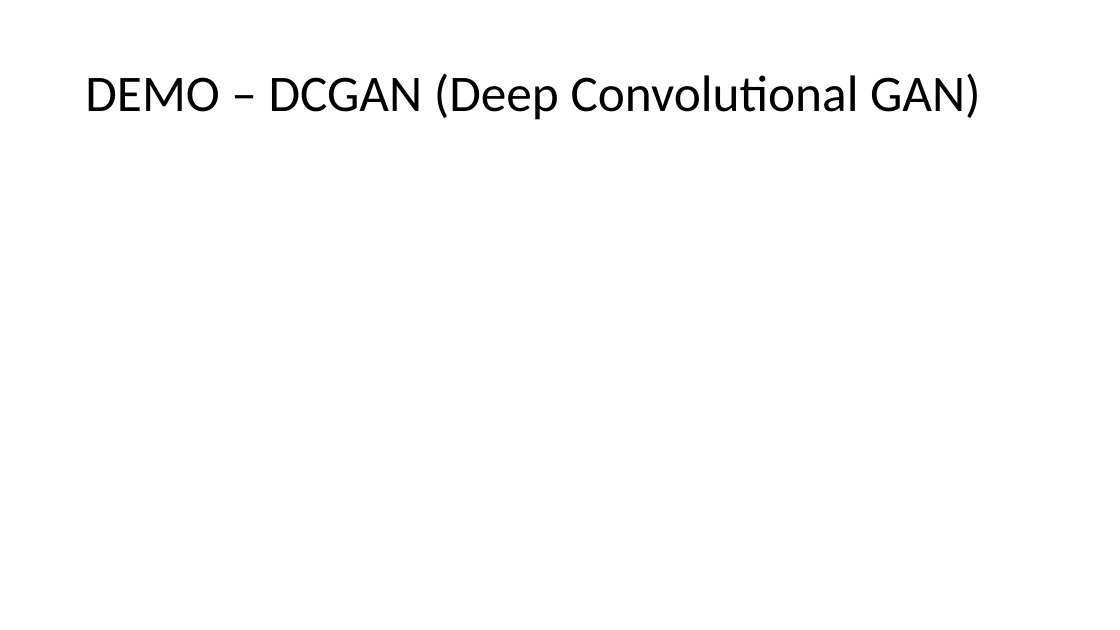
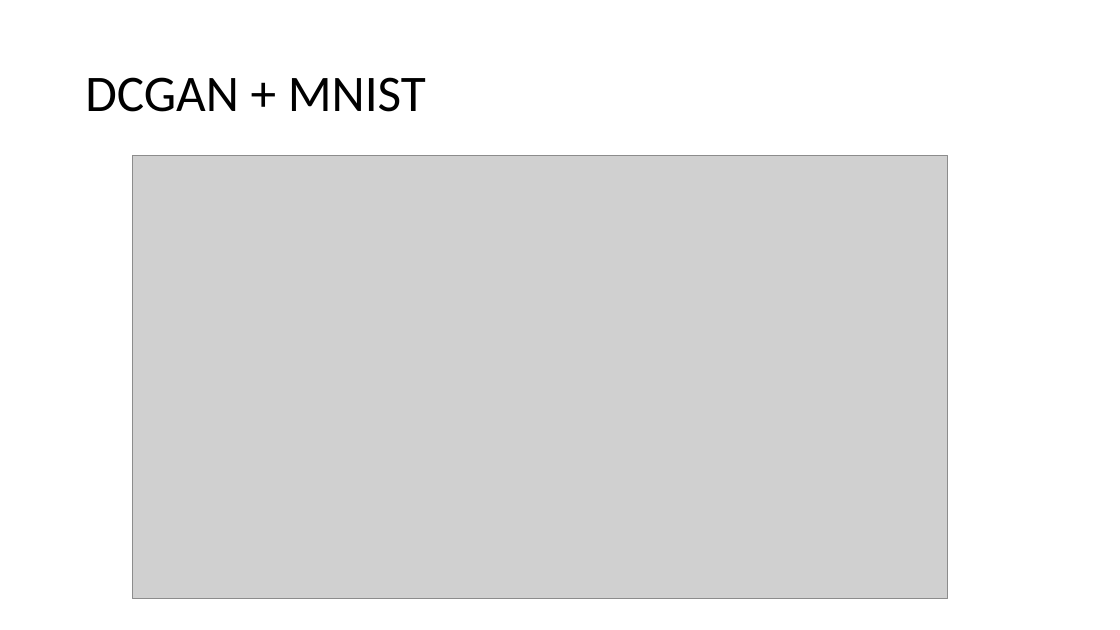
Before and after one commit to foamliu/Learning-DL, a slide deck: slide 6 of gan/GAN.pptx. Drawn at 1120x630 pixels with LibreOffice and Linux fonts; fonts in the diff are those of the drawing; grey boxes stand for pictures. Boxes give left, top, right and bottom in pixels: in the first picture for what was removed or moved away, otherwise in the second. Text is boxed around its words. In the diff, an @@ line names an element or a change of style, - is before the commit and + after.

```diff
--- a/gan/GAN.pptx
+++ b/gan/GAN.pptx
@@ title at (85, 77, 426, 112): text changed @@
-DEMO – DCGAN (Deep Convolutional GAN)
+DCGAN + MNIST
@@ picture added at (133, 155, 949, 599) @@
```
Also in this commit, not shown: 2 other slides changed, 2 other files.
